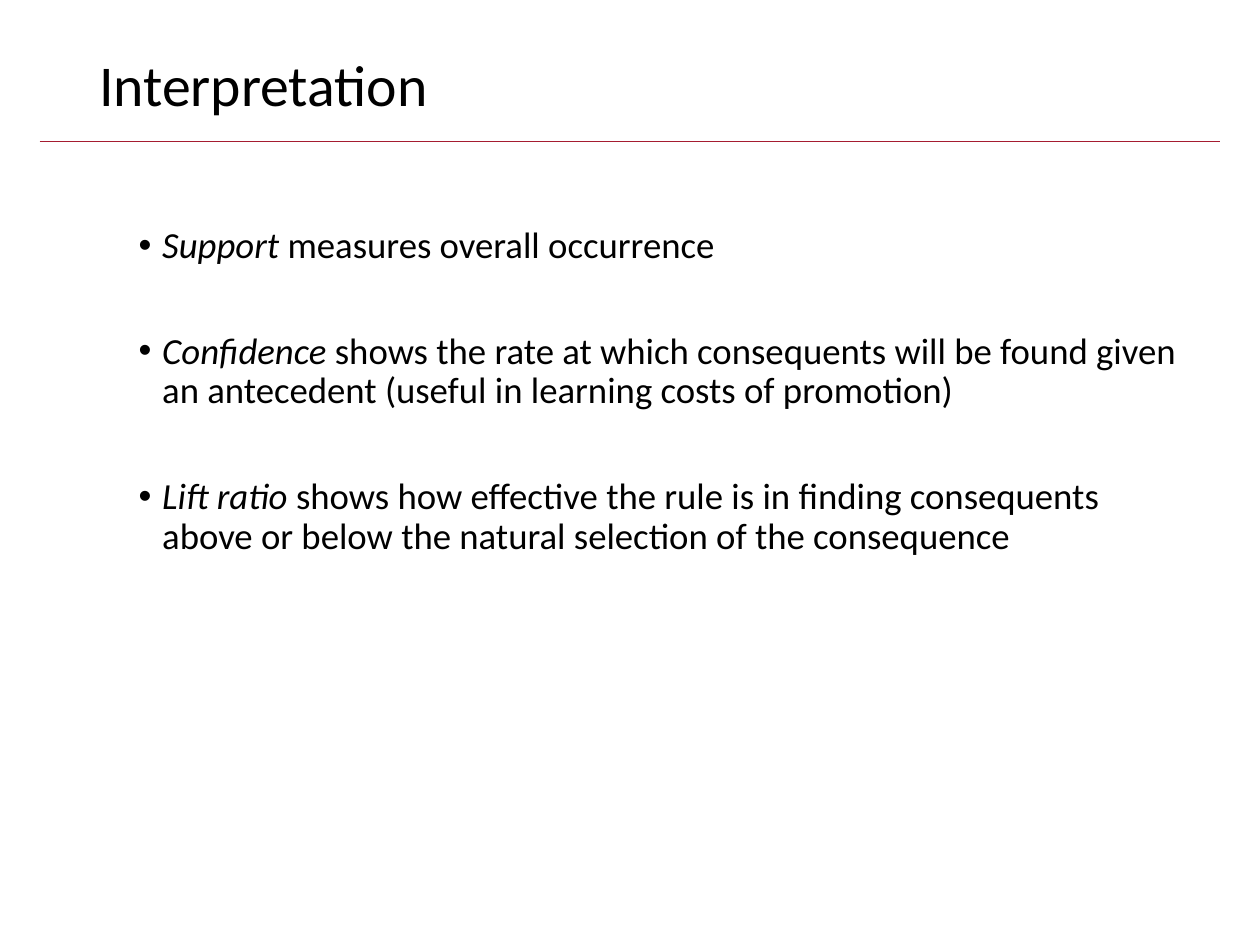
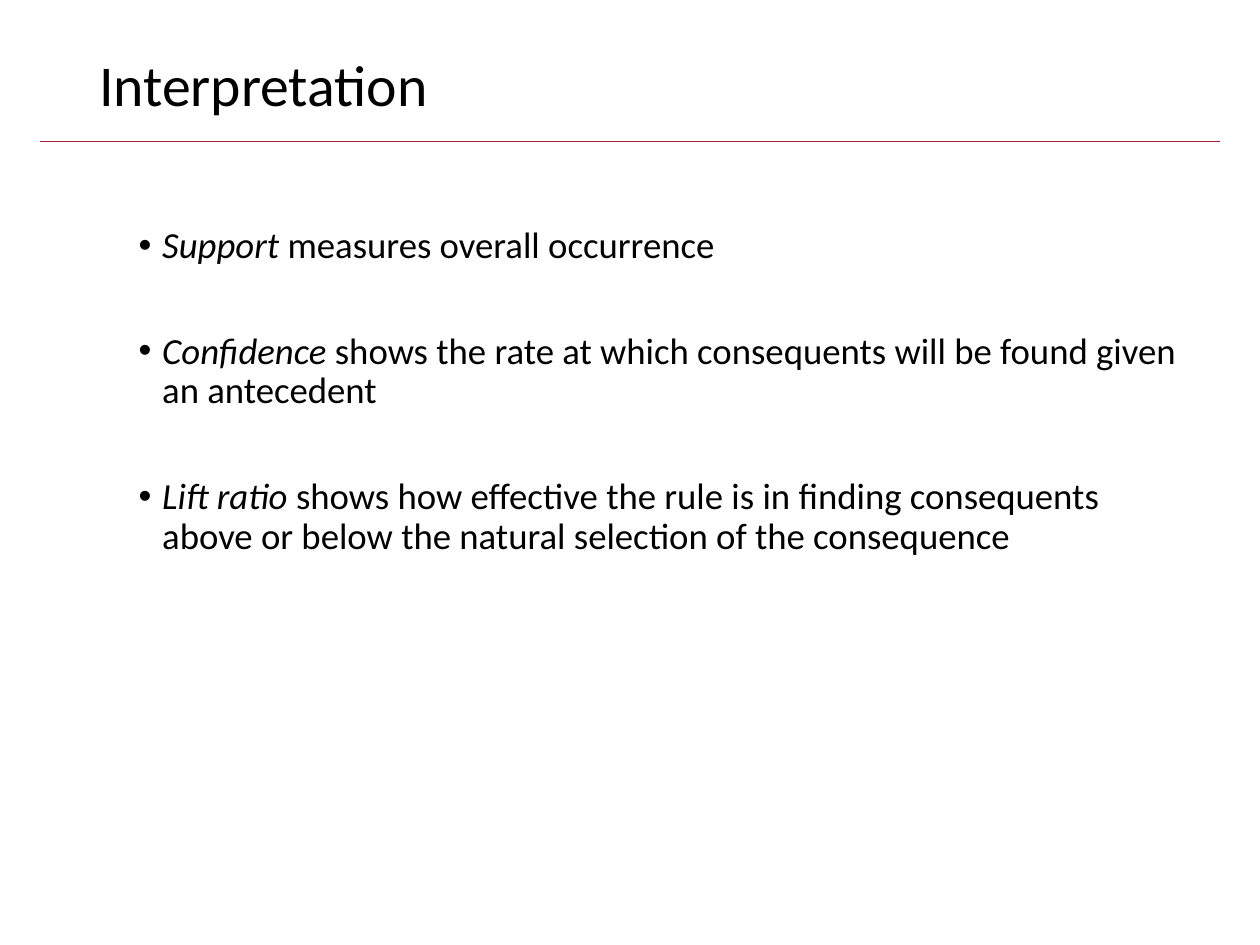
Before and after one commit to kwartler/Harvard_DataMining_Business_Student, a slide deck: slide 40 of Lessons/L_unsupervised/AssociationRules_CollaborativeFiltering.pptx (slide 42 before the commit). Drawn at 1260x945 pixels with LibreOffice and Linux fonts; fonts in the diff are those of the drawing; background and template pictures are left out. Boxes give left, top, right and bottom in pixels: in the first picture for what was removed or moved away, otherwise in the second. Text is boxed around its words. In the diff, an @@ line names an element or a change of style, - is before the commit and + after.

```diff
--- a/Lessons/L_unsupervised/AssociationRules_CollaborativeFiltering.pptx
+++ b/Lessons/L_unsupervised/AssociationRules_CollaborativeFiltering.pptx
@@ text at (x1=162, y1=338, x2=1175, y2=404): text changed @@
-• Confidence shows the rate at which consequents will be found given an antecedent (useful in learning costs of promotion)
+• Confidence shows the rate at which consequents will be found given an antecedent
```
Also in this commit, not shown: 41 other slides changed, 3 slides removed.
